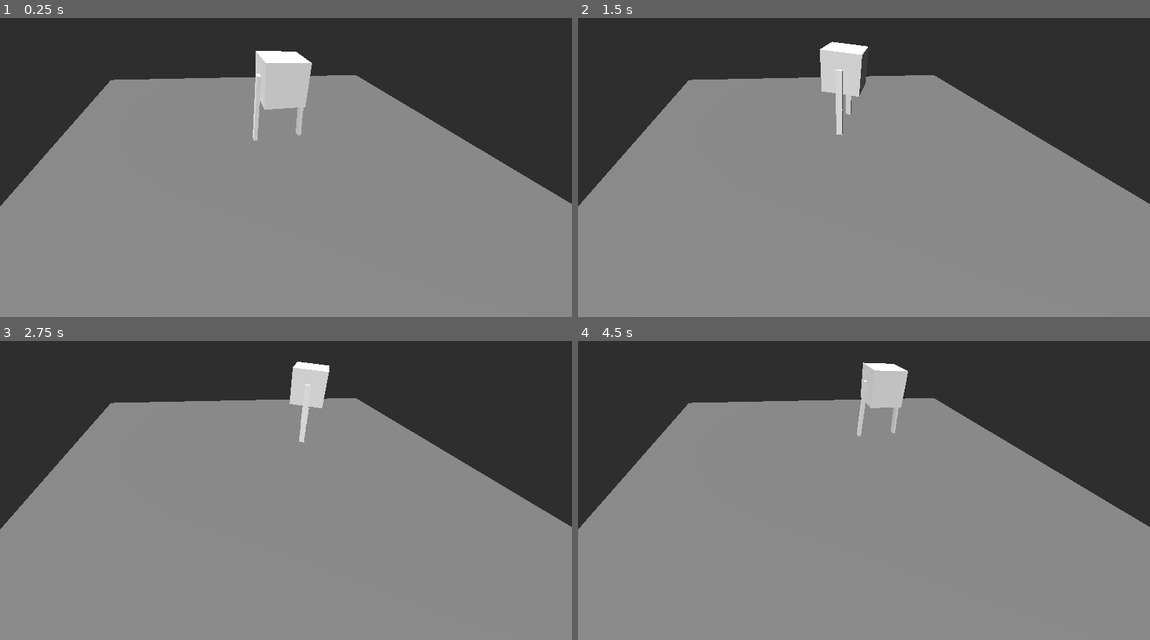
Above: before the commit, frames 1-4 (two rows, left to right).
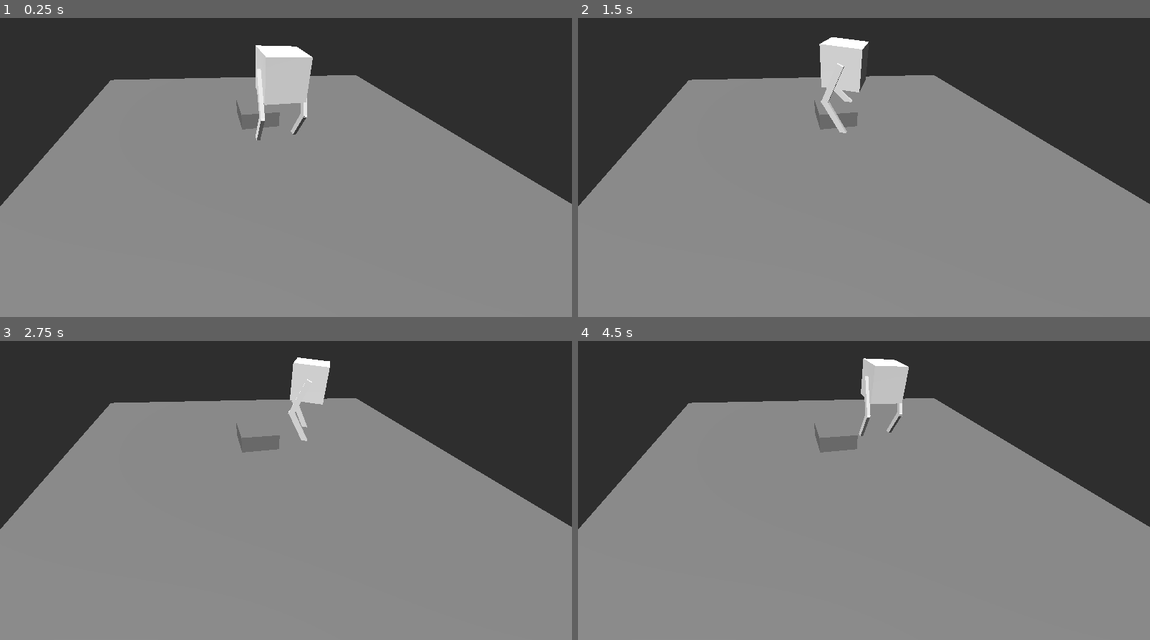
Above: after the commit, the same moments.

Repository: Jude010/C18405736_FYP
Game: Godot game, scene res://world.tscn
The game is run twice, just before and just after one commit, with the same random seed, the same clock (stepped at 60 frames per second) and the same inputs.
Inputs:
- Up to frame 1 (0.25 s): no input
- Up to frame 2 (1.5 s): tap Enter at 0.5 s; hold D (right) 0.53-1.28 s; hold Q (rot_anti_clockwise) 0.53-1.28 s; hold S (back) from 1.28 s (still down); tap E (rot_clockwise) at 1.35 s
- Up to frame 3 (2.75 s): release S (back) at 2.03 s; hold D (right) from 2.03 s (still down); hold Shift (shift) from 2.03 s (still down)
- Up to frame 4 (4.5 s): release D (right) at 2.78 s; release Shift (shift) at 2.78 s; hold W (forward) 2.78-3.53 s; tap Q (rot_anti_clockwise) at 2.85 s; hold E (rot_clockwise) 3.53-4.28 s; hold A (left) from 3.53 s (still down); tap Shift (shift) at 4.35 s

The runs differ from the first frame. In frame 1, 1.1% of the frame differs, in the area x 41-55%, y 9-42%; in frame 2, 1.0%; in frame 3, 0.8%; in frame 4, 1.0%.

Commit message:
ik working

Diff:
--- a/Biped.tscn
+++ b/Biped.tscn
@@ -253,7 +253,7 @@
 bones/8/scale = Vector3(0.99999994, 0.99999994, 1)
 
 [node name="lower_leg_l" type="BoneAttachment3D" parent="biped/Armature/Skeleton3D" unique_id=1004673707]
-transform = Transform3D(0.97721314, -0.21216258, -0.0064487876, -0.21219397, -0.9772166, -0.004634301, -0.0053186384, 0.0058970917, -0.9999685, 0.25213647, -0.44197774, -0.49225006)
+transform = Transform3D(0.71142066, -0.70054424, -0.055840865, -0.70127636, -0.71283925, 0.008468883, -0.045738384, 0.033134934, -0.9984038, 0.67294896, -0.17810577, -0.5374355)
 bone_name = "lower_leg.l"
 bone_idx = 2
 
@@ -262,7 +262,7 @@
 mesh = SubResource("ArrayMesh_gtakv")
 
 [node name="upper_leg_l" type="BoneAttachment3D" parent="biped/Armature/Skeleton3D" unique_id=609679555]
-transform = Transform3D(0.96058625, 0.27796316, -0.0032410629, 0.27788135, -0.9604868, -0.015720215, -0.0074826386, 0.01419999, -0.99987125, 7.695576e-17, 0.4292664, -0.50513065)
+transform = Transform3D(0.66886353, 0.74188, -0.047282062, 0.7427341, -0.6695861, 0.000741316, -0.031109445, -0.03561383, -0.99888134, 7.695576e-17, 0.4292664, -0.50513065)
 bone_name = "upper_leg.l"
 bone_idx = 1
 
@@ -271,7 +271,7 @@
 mesh = SubResource("ArrayMesh_ls0hl")
 
 [node name="lower_leg_r" type="BoneAttachment3D" parent="biped/Armature/Skeleton3D" unique_id=1831659474]
-transform = Transform3D(0.998961, -0.045573667, 0.00014250234, -0.04556483, -0.9988198, -0.016820554, 0.0009089084, 0.016796578, -0.9998587, -0.041337974, -0.4765126, 0.5132874)
+transform = Transform3D(0.82888603, -0.55936795, -0.0074392264, -0.55929166, -0.82890826, 0.010184453, -0.011863296, -0.0042810533, -0.9999206, 0.38636863, -0.39141846, 0.4868214)
 bone_name = "lower_leg.r"
 bone_idx = 5
 
@@ -280,7 +280,7 @@
 mesh = SubResource("ArrayMesh_cjbke")
 
 [node name="upper_leg_r" type="BoneAttachment3D" parent="biped/Armature/Skeleton3D" unique_id=185151550]
-transform = Transform3D(0.998961, -0.04557228, -0.00038346765, -0.045564834, -0.9985592, -0.028346697, 0.00090890843, 0.028334714, -0.99959826, 7.695576e-17, 0.4292664, 0.48758543)
+transform = Transform3D(0.9047456, 0.4259449, -0.0025236136, 0.4259457, -0.90474874, -0.0002571656, -0.0023927744, -0.0008422528, -0.9999969, 7.695576e-17, 0.4292664, 0.48758543)
 bone_name = "upper_leg.r"
 bone_idx = 4
 
@@ -345,17 +345,17 @@
 transform = Transform3D(0.99999934, 0, -1.0658141e-14, 0, 1, 0, 1.0658141e-14, 0, 0.99999934, 0.9940328, 0.008966923, -0.46694732)
 
 [node name="SpringArmLeft" type="SpringArm3D" parent="biped" unique_id=1858481935]
-transform = Transform3D(0.9999984, -3.5527137e-15, 0, 0, -4.3711324e-08, -0.9999987, 0, 0.9999985, -4.3711328e-08, -0.09761428, 0.0087047815, -0.76543635)
-collision_mask = 2
+transform = Transform3D(0.9999982, -3.5527137e-15, 0, 0, -4.3711324e-08, -0.9999987, 3.5527137e-15, 0.99999833, -4.3711317e-08, -0.097614266, 0.54361117, -0.46743035)
+collision_mask = 3
 spring_length = 4.0
 
 [node name="Left_target" type="Marker3D" parent="biped/SpringArmLeft" unique_id=797595601]
-transform = Transform3D(0.22702108, 0.6880375, 0.68924963, 0.49378744, -0.69133186, 0.5274734, 0.83942246, 0.2205955, -0.49669167, 0.15489939, 0.28814104, 0.903139)
+transform = Transform3D(0.22702107, 0.6880375, 0.68924963, 0.4937874, -0.6913318, 0.5274734, 0.83942246, 0.2205955, -0.49669167, 0.15489939, -0.030096292, 0.903139)
 
 [node name="SpringArmRight" type="SpringArm3D" parent="biped" unique_id=162179639]
-transform = Transform3D(0.9999989, -1.0658141e-14, 0, 0, -4.3711374e-08, -0.9999998, 1.0658141e-14, 0.9999991, -4.3711346e-08, -0.008116393, 0.3908453, 0.78188485)
-collision_mask = 2
+transform = Transform3D(0.99999875, -1.4210855e-14, 0, 0, -4.3711374e-08, -0.9999998, 1.4210855e-14, 0.9999989, -4.3711335e-08, -0.008116378, 1.1471248, 0.51810217)
+collision_mask = 3
 spring_length = 4.0
 
 [node name="Right_target" type="Marker3D" parent="biped/SpringArmRight" unique_id=1579464284]
-transform = Transform3D(0.5755462, -0.5753195, -0.58116275, 0.04247712, -0.6886779, 0.72382087, -0.8166643, -0.44128, -0.37192807, -0.09708891, -0.22795236, 1.8219612)
+transform = Transform3D(0.5755462, -0.5753195, -0.58116275, 0.042477116, -0.68867785, 0.7238208, -0.8166643, -0.44127998, -0.37192804, -0.097088926, -0.023960173, 1.8219609)
--- a/world.tscn
+++ b/world.tscn
@@ -1,7 +1,6 @@
 [gd_scene format=3 uid="uid://by5y774a3ycrf"]
 
 [ext_resource type="PackedScene" uid="uid://bhyktxwbpkx6e" path="res://Biped.tscn" id="1_f3sb7"]
-[ext_resource type="Script" uid="uid://bio7v7ol87vdq" path="res://biped.gd" id="2_fj7yv"]
 
 [sub_resource type="Environment" id="Environment_fj7yv"]
 background_energy_multiplier = 0.6
@@ -15,6 +14,10 @@
 
 [sub_resource type="PlaneMesh" id="PlaneMesh_dwbse"]
 size = Vector2(10, 10)
+
+[sub_resource type="BoxMesh" id="BoxMesh_f3sb7"]
+
+[sub_resource type="BoxShape3D" id="BoxShape3D_fj7yv"]
 
 [node name="world" type="Node3D" unique_id=260490492]
 
@@ -33,8 +36,7 @@
 mesh = SubResource("PlaneMesh_dwbse")
 
 [node name="biped" parent="." unique_id=1569417417 instance=ExtResource("1_f3sb7")]
-transform = Transform3D(1, 0, 0, 0, 1, 0, 0, 0, 1, 0.2690643, -0.3763405, 0.47119194)
-script = ExtResource("2_fj7yv")
+transform = Transform3D(1, 0, 0, 0, 1, 0, 0, 0, 1, 0.2690643, -0.27386487, 0.47119194)
 
 [node name="Camera3D" type="Camera3D" parent="." unique_id=1611717442]
 transform = Transform3D(-0.94823116, -0.12987109, 0.2898125, 0.08266293, 0.7801749, 0.62007594, -0.30663437, 0.61193204, -0.7290505, 1.6828055, 2.9455957, -3.8135173)
@@ -42,3 +44,12 @@
 
 [node name="DirectionalLight3D" type="DirectionalLight3D" parent="." unique_id=2122758631]
 transform = Transform3D(0.80137914, 0.49377128, 0.3376114, 0, -0.56441957, 0.8254881, 0.5981568, -0.6615289, -0.45231405, 2.1354883, 3.6968954, -3.3164425)
+
+[node name="obstacle" type="StaticBody3D" parent="." unique_id=1909642976]
+transform = Transform3D(1, 0, 0, 0, 1, 0, 0, 0, 1, 0.588437, -0.0765605, 1.4657533)
+
+[node name="MeshInstance3D" type="MeshInstance3D" parent="obstacle" unique_id=1668571044]
+mesh = SubResource("BoxMesh_f3sb7")
+
+[node name="CollisionShape3D" type="CollisionShape3D" parent="obstacle" unique_id=1068343964]
+shape = SubResource("BoxShape3D_fj7yv")
